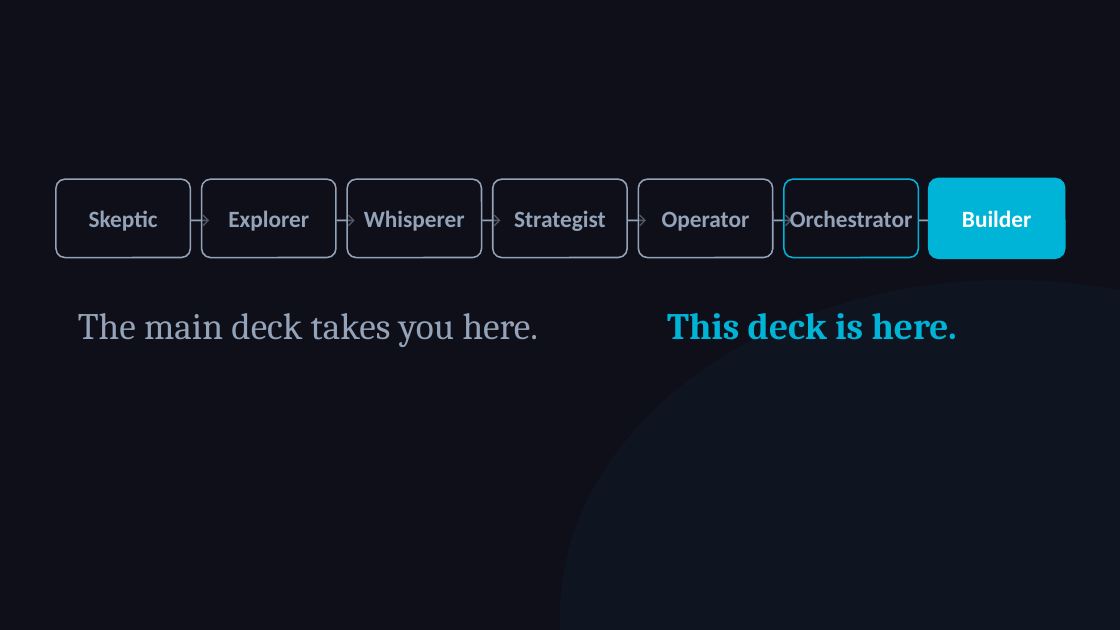
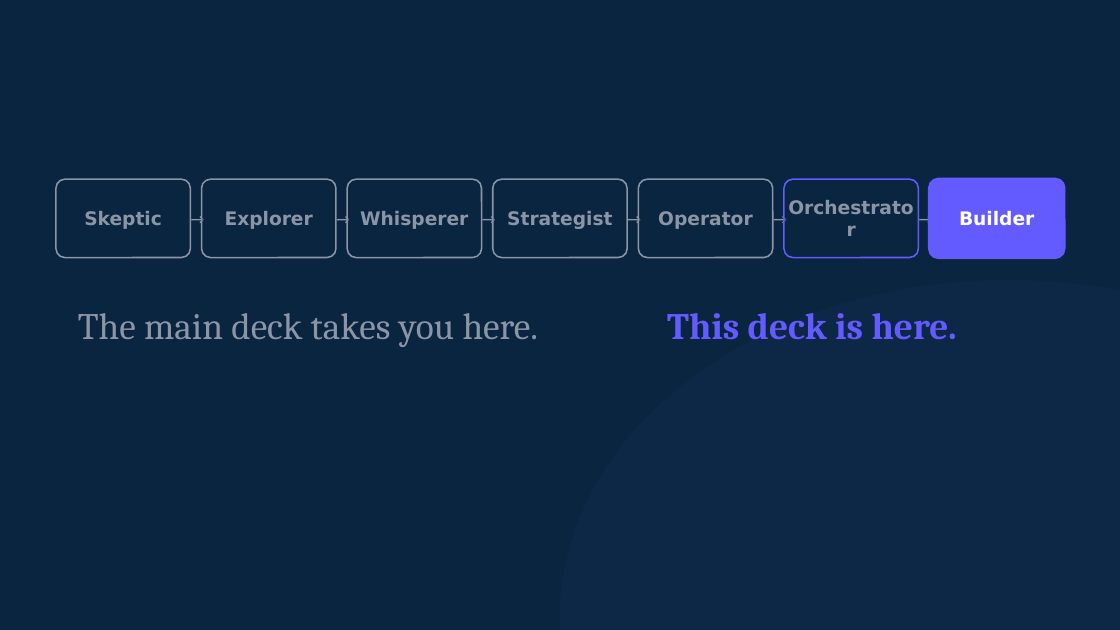
Before and after one commit to michaelengland/ai-best-practices, a slide deck: slide 2 of decks/builder/builder.pptx. Drawn at 1120x630 pixels with LibreOffice and Linux fonts; fonts in the diff are those of the drawing. Boxes give left, top, right and bottom in pixels: in the first picture for what was removed or moved away, otherwise in the second. Text is boxed around its words. In the diff, an @@ line names an element or a change of style, - is before the commit and + after.

```diff
--- a/decks/builder/builder.pptx
+++ b/decks/builder/builder.pptx
@@ background #0F0F1A to #0A2540 @@
@@ fill #0F0F1A at 50% opacity to #0A2540 at 50% opacity; outline #94A3B8 1 pt to #8B95A5 1 pt in 5 elements at (56, 179, 190, 258), (202, 179, 336, 258), (347, 179, 482, 258), (493, 179, 627, 258), (638, 179, 773, 258) @@
@@ size 15 to 12 pt, font Calibri to DejaVu Sans, text colour #94A3B8 to #8B95A5 in 6 elements at (84, 211, 162, 229), (225, 211, 313, 229), (360, 211, 468, 229), (507, 211, 612, 229), (658, 211, 752, 229), (784, 179, 918, 258) @@
@@ rounded rectangle at (784, 179, 918, 258): fill #0F0F1A at 50% opacity to #0A2540 at 50% opacity; outline #00B4D8 1 pt to #635BFF 1 pt @@
@@ size 14 to 11 pt, font Calibri to DejaVu Sans, text colour #94A3B8 to #8B95A5 in 6 elements at (190, 179, 202, 258), (336, 179, 347, 258), (482, 179, 493, 258), (627, 179, 638, 258), (773, 179, 784, 258), (918, 179, 930, 258) @@
@@ text "Builder" at (959, 211, 1034, 225): size 15 to 12 pt, font Calibri to DejaVu Sans @@
@@ rounded rectangle at (930, 179, 1064, 258): fill #00B4D8 to #635BFF; outline #00B4D8 2 pt to #635BFF 2 pt @@
@@ ellipse at (560, 280, 1120, 630): fill #00B4D8 at 4% opacity to #635BFF at 4% opacity @@
@@ text "The main deck takes you ..." at (78, 313, 539, 347): text colour #94A3B8 to #8B95A5 @@
@@ text "This deck is here." at (667, 313, 957, 340): text colour #00B4D8 to #635BFF @@
```
Also in this commit, not shown: 54 other slides changed, 34 other files.
